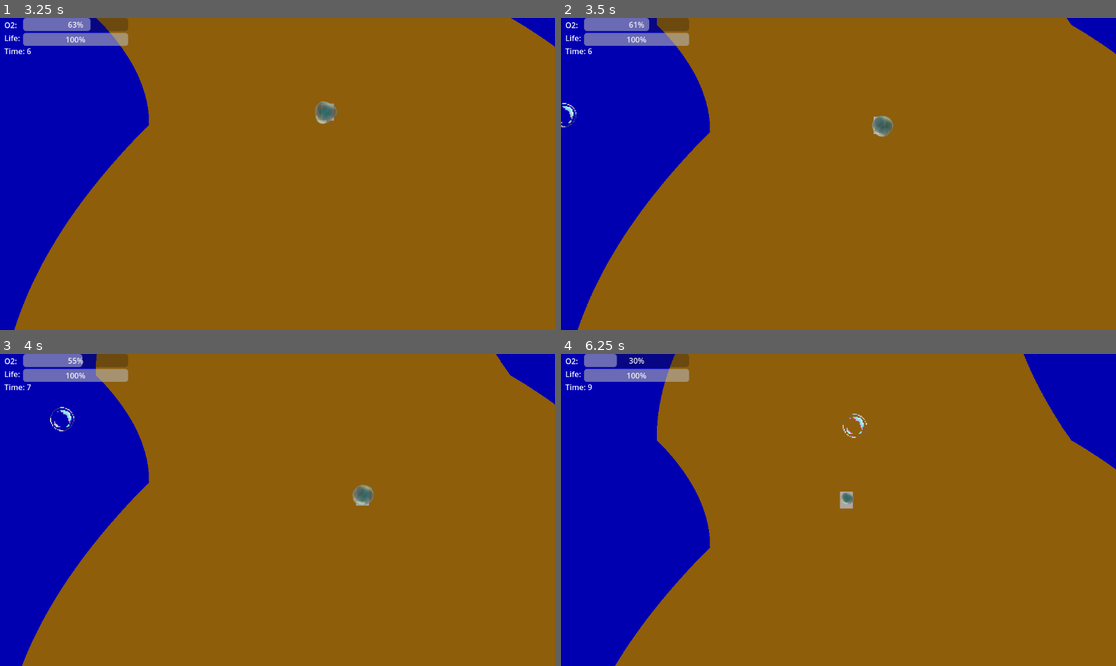
Above: before the commit, frames 1-4 (two rows, left to right).
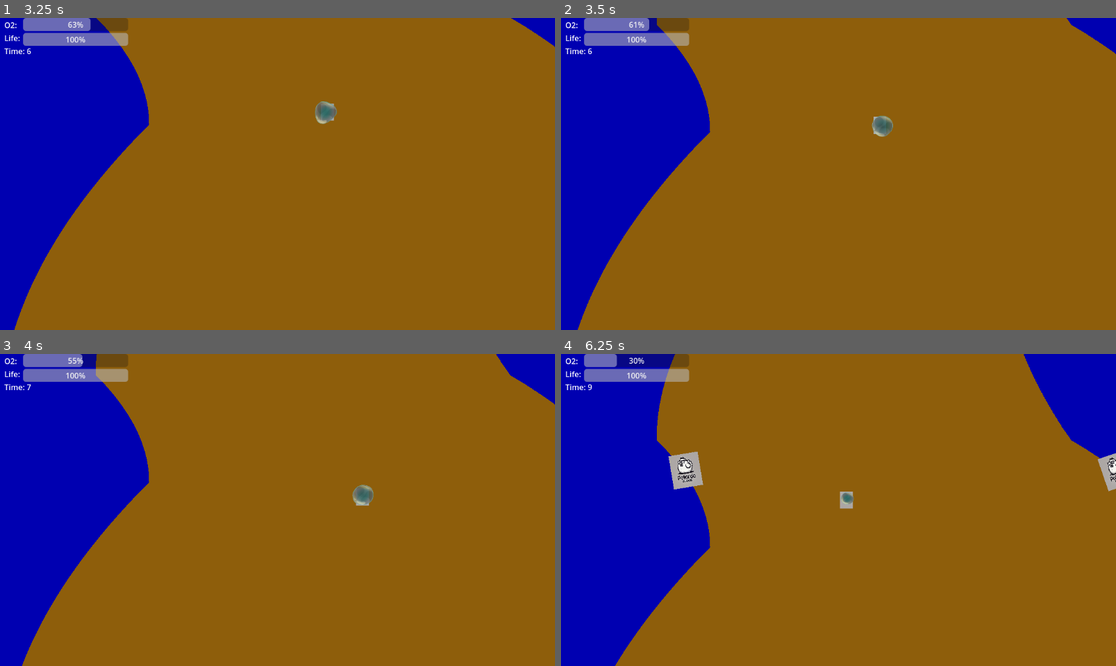
Above: after the commit, the same moments.

Repository: KnGod667/GGJ2025
Game: Godot game, scene res://scenes/main scene.tscn
Same seed, same stepped clock (60 frames per second), same inputs: the game is played once before the commit and once after it.
Inputs (mouse positions are in pixels of both pictures, inside the frame that each line leads up to):
- Up to frame 1 (3.25 s): move the mouse to (399, 158) at 0.52 s; click (399, 158) at 0.67 s; move the mouse to (166, 189) at 1.27 s; click (166, 189) at 1.42 s; move the mouse to (333, 105) at 2.02 s; click (333, 105) at 2.17 s; move the mouse to (249, 236) at 2.77 s; click (249, 236) at 2.92 s
- Up to frame 2 (3.5 s): no input
- Up to frame 3 (4 s): move the mouse to (444, 556) at 3.52 s; click (444, 556) at 3.67 s
- Up to frame 4 (6.25 s): move the mouse to (672, 463) at 4.27 s; click (672, 463) at 4.42 s; move the mouse to (866, 510) at 5.02 s; click (866, 510) at 5.17 s; move the mouse to (755, 432) at 5.77 s; click (755, 432) at 5.92 s

Frame 1 is identical in both runs. In frame 2, less than 0.1% of the frame differs, in the area x 0-3%, y 27-36%; in frame 3, 0.1%; in frame 4, 1.0%, in the area x 19-100%, y 19-45%.

Commit message:
corregido lo del spawner y las cosas de mi hermano de el texture

Diff:
--- a/scenes/main scene.tscn
+++ b/scenes/main scene.tscn
@@ -14,6 +14,7 @@
 position = Vector2(584, 577)
 
 [node name="Obstacles" type="Node2D" parent="TerrainGenerator"]
+position = Vector2(579, 642)
 script = ExtResource("3_lmpng")
 
 [node name="UI" parent="." instance=ExtResource("2_p63ek")]
--- a/scenes/obstacles/generador.tscn
+++ b/scenes/obstacles/generador.tscn
@@ -1,12 +1,14 @@
-[gd_scene load_steps=2 format=3 uid="uid://dm5j6sbefik67"]
+[gd_scene load_steps=3 format=3 uid="uid://dm5j6sbefik67"]
 
 [ext_resource type="Script" path="res://scripts/obstacles/generador.gd" id="1_o5jrp"]
+[ext_resource type="Texture2D" uid="uid://cm5mhao2hre2n" path="res://resources/Pollordo_GGJ2025_logo.png" id="2_fp6e0"]
 
 [node name="Generador" type="Node2D"]
-position = Vector2(426, 291)
 script = ExtResource("1_o5jrp")
 
 [node name="Sprite2D" type="Sprite2D" parent="."]
+scale = Vector2(0.0595703, 0.0683594)
+texture = ExtResource("2_fp6e0")
 
 [node name="Timer" type="Timer" parent="."]
 wait_time = 1.443
--- a/scripts/obstacles.gd
+++ b/scripts/obstacles.gd
@@ -3,8 +3,9 @@
 
 var timer :Timer = Timer.new()
 var gey  =  preload("res://scenes/obstacles/generador.tscn")
-var geyIns
-var pos = global_position + Vector2(0, 200)
+var geyIns : Node2D
+var pos = global_position + Vector2(0, -600)
+var pos2 =global_position + Vector2(0, -590)
 
 #Crea un timer para hacer el escaneo cada x tiempo
 func _ready() -> void:
@@ -13,22 +14,33 @@
 	timer.start(2)
 
 
+func _process(delta: float) -> void:
+	pass
 #Al acabar de forma aleatoria escanea o para derecha o para izquierda poquito a poco
 func _timer_timeout():
-	geyIns = gey.instantiate()
-	if randi()%10 < 5:
-		scan(5)
-	scan(-5)
+	if !TerrainAdapter.is_coliding(pos):
+		geyIns = gey.instantiate()
+		if randi()%10 < 5:
+			scan(5)
+		else:
+			scan(-5)
 
 #Escanea en la dir dicha, genera lo que quieras en esa posicion en que detecto colision y reinicia la pos para la sig generacion
 func scan(move):
-	while !TerrainAdapter.is_coliding(pos):
+	while !TerrainAdapter.is_coliding(pos) and pos.x<TerrainAdapter.image.get_width():
 		pos += Vector2(move, 0)
-	generateObj(pos)
-	pos = global_position + Vector2(0, 200)
+		pos2 += Vector2(move, 0)
+	var pendiente = pendiente(pos, pos2)
+	print(pendiente)
+	generateObj(pos, pendiente)
+	pos = global_position + Vector2(0, -400)
 
 #Esto esta chapucero pero add el objeto al nodo y lo posiciona donde encontro la colision
-func generateObj(posGen):
+func generateObj(posGen, pendiente):
+	geyIns.rotation = pendiente
 	add_child(geyIns)
-	var f : Node2D = get_child(1)
+	var f : Node2D = get_child(get_child_count()-1)
 	f.global_position = posGen
+
+func pendiente(p, p2):
+	return (p.y - p2.y)/(p.x - p2.x)
